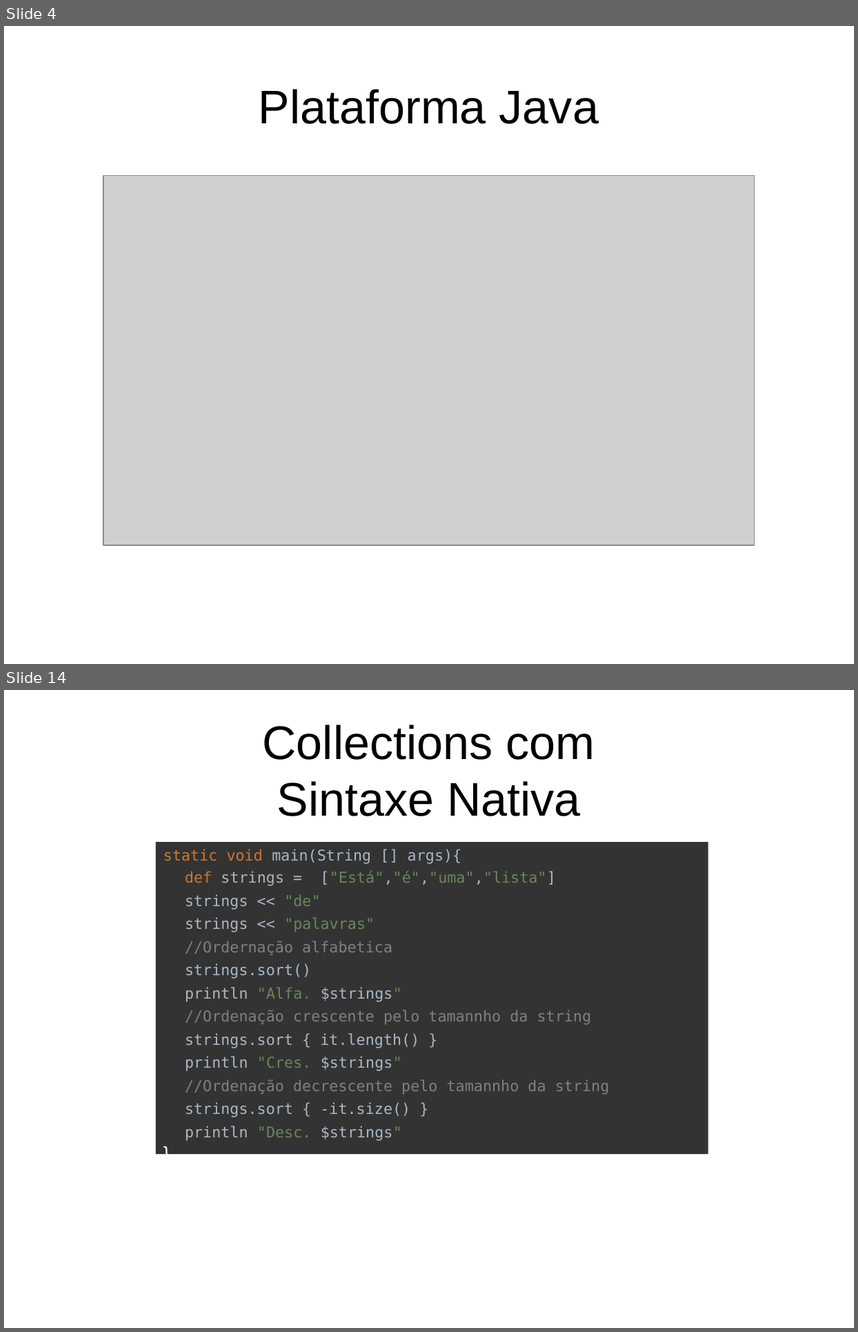
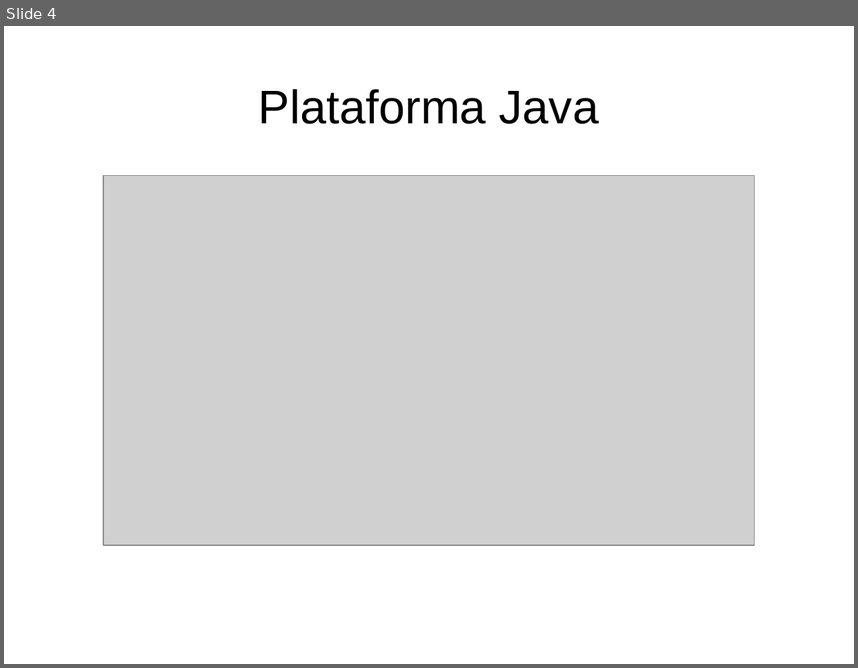
Before and after one commit to gitter-badger/lab-groovy, a slide deck: press/groovy_intro.odp. Shown one above the other, each under a label of ours: slides 4 and 14 before the commit, slide 4 after it; the slides between them are not shown. The pictures are 858x1332 and 858x668 pixels, drawn with LibreOffice and Linux fonts; fonts in the diff are those of the drawing; grey boxes stand for pictures. Boxes give left, top, right and bottom in pixels: in the first picture for what was removed or moved away, otherwise in the second. Text is boxed around its words. In the diff, an @@ line names an element or a change of style, - is before the commit and + after.

```diff
--- a/press/groovy_intro.odp
+++ b/press/groovy_intro.odp
@@ slide 14 removed at (4,690,854,1328), background #FFFFFF @@
@@ title removed at (263,724,595,816) @@
-Collections com
-Sintaxe Nativa
@@ rectangle removed at (156,842,709,1154) @@
-static void main(String [] args){
-def strings = ["Está","é","uma","lista"]
-strings << "de"
-strings << "palavras"
-//Ordernação alfabetica
-strings.sort()
-println "Alfa. $strings"
-//Ordenação crescente pelo tamannho da string
-strings.sort { it.length() }
-println "Cres. $strings"
-//Ordenação decrescente pelo tamannho da string
-strings.sort { -it.size() }
-println "Desc. $strings"
-}
```
Also in this commit, not shown: 10 slides changed, 23 slides added, 9 other slides removed, 1 other file.
